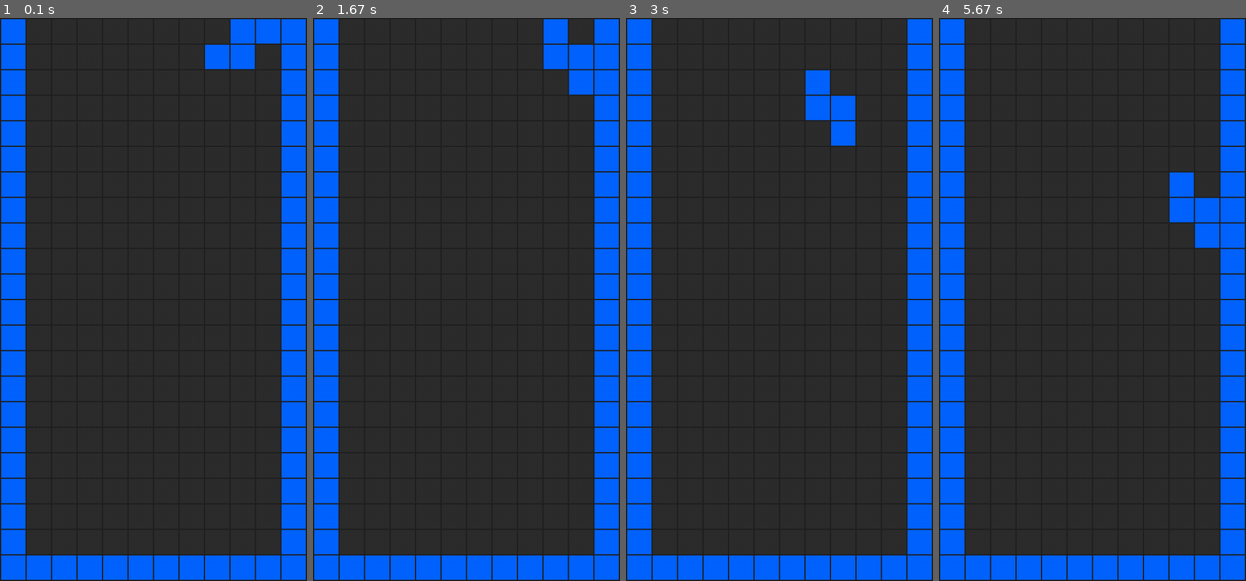
Above: before the commit, frames 1-4 (left to right).
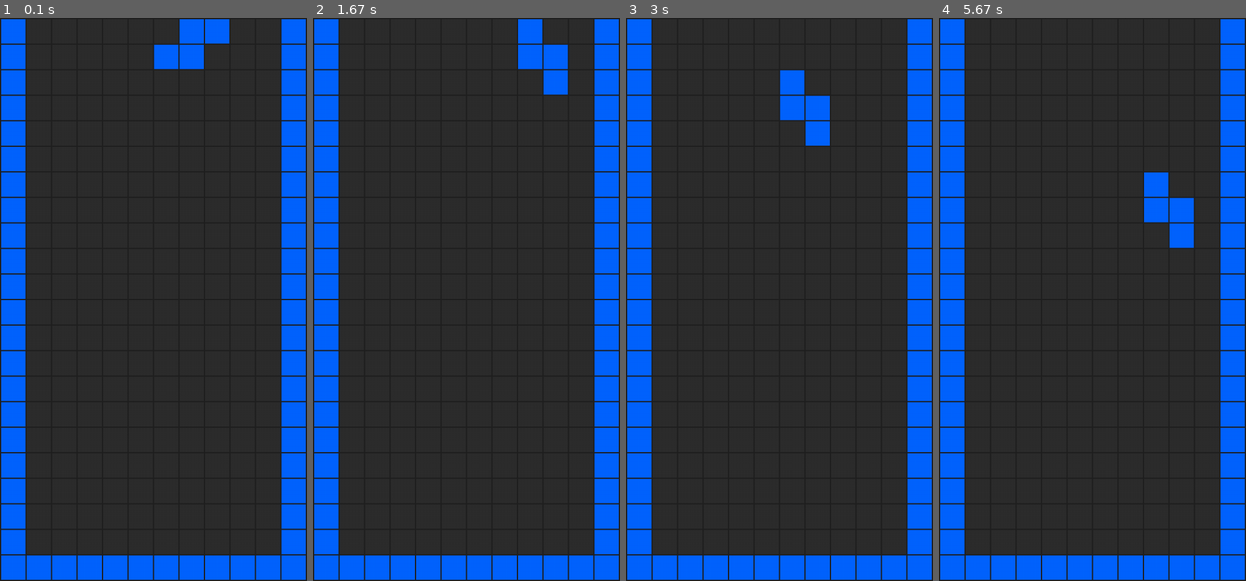
Above: after the commit, the same moments.

Repository: zetterus/first_projects
Game: pygame game, started from mine/tetris/main.py
The game is run twice, just before and just after one commit, with the same random seed, the same clock (stepped at 60 frames per second) and the same inputs.
Inputs:
- Up to frame 1 (0.1 s): no input
- Up to frame 2 (1.67 s): hold Right 0.33-0.8 s; hold Up 0.83-1.13 s; hold Right 1.17-1.63 s
- Up to frame 3 (3 s): hold Left 1.67-2.2 s; hold Down 2.23-2.53 s; hold Left 2.57-2.97 s
- Up to frame 4 (5.67 s): hold Up 3-3.37 s; hold Right 3.4-4.03 s; hold Down 4.07-4.43 s; hold Left 4.47-4.93 s; hold Right 4.97-5.43 s; hold Up from 5.47 s (still down)

The runs differ from the first frame. In frame 1, 2.8% of the frame differs, in the area x 50-92%, y 0-10%; in frame 2, 2.1%; in frame 3, 2.1%; in frame 4, 2.2%.

Commit message:
collisions done? 0_0

Diff:
--- a/mine/tetris/main.py
+++ b/mine/tetris/main.py
@@ -88,7 +88,8 @@
 
     def spawn(self):  # dunno why separate, not in init, but I want so
         self.i = 4 - self.f_height[1] + self.f_height[2]
-        J = random.randint(1 - self.f_width[0], board.cols - 1 - self.f_width[1] + self.f_width[2])  # -1 to consider a right border
+        J = random.randint(1 - self.f_width[0],
+                           board.cols - 1 - self.f_width[1] + self.f_width[2])  # -1 to consider a right border
         print("spawn", self.i, J, self.form, self.f_width[0], self.f_width[1], self.f_width[2])
         self.j = J
 
@@ -113,21 +114,21 @@
     # Figures collision
     # left
     def can_move_left(self):
-        for ii in range(self.f_height[0], self.f_height[1] - self.f_height[2]):
-            if board.board[self.i + ii][self.j - 1 + self.f_width[0]] + self.form[ii][0 + self.f_width[0]] == 2:
-                print("l_coll", self.i, self.j, self.f_width[0], self.f_height[1], self.f_height[2], ii)
-                return False
-                break
+        for jj in range(self.f_width[0], self.f_width[1] - self.f_width[2]):
+            for ii in range(self.f_height[0], self.f_height[1] - self.f_height[2]):
+                if board.board[self.i + ii][self.j - 1 + jj] + self.form[ii][jj] == 2:
+                    print("l_coll", self.i, self.j, self.f_width[0], self.f_height[1], self.f_height[2], ii)
+                    return False
 
         return True
 
     # right
     def can_move_right(self):
-        for ii in range(self.f_height[0], self.f_height[1] - self.f_height[2]):
-            if (board.board[self.i + ii][self.j + self.f_width[1] - self.f_width[2]] +
-                    self.form[ii][-1 - self.f_width[2]] == 2):
-                print("r_coll", self.j, self.f_width[1], self.f_width[2], ii)
-                return False
+        for jj in range(self.f_width[0], self.f_width[1] - self.f_width[2]):
+            for ii in range(self.f_height[0], self.f_height[1] - self.f_height[2]):
+                if board.board[self.i + ii][self.j + 1 + jj] + self.form[ii][jj] == 2:
+                    print("r_coll", self.i, self.j, self.f_width[1], self.f_width[2], ii, jj)
+                    return False
 
         return True
 
@@ -135,22 +136,10 @@
     def can_move_down(self):
         for ii in range(self.f_height[0], self.f_height[1] - self.f_height[2]):
             for jj in range(self.f_width[0], self.f_width[1] - self.f_width[2]):
-                # print("b_coll", self.i + self.f_height[1] - self.f_height[2], self.i, self.j, self.f_height[1], self.f_height[2], jj, "|", self.f_width[0], self.f_width[1], self.f_width[2])
-                if board.board[self.i + self.f_height[1] - self.f_height[2] - ii][self.j + jj] + self.form[-1 - self.f_height[2] - ii][jj] == 2:
-                    print("b_coll", self.i + self.f_height[1] - self.f_height[2], self.i, self.j, self.f_height[1], self.f_height[2], jj, "|", self.f_width[0],
-                          self.f_width[1], self.f_width[2])
+                # print("b_coll", self.i, self.j, ii, jj)
+                if board.board[self.i + 1 + ii][self.j + jj] + self.form[ii][jj] == 2:
+                    print("b_coll", self.i, self.j, ii, jj)
                     return False
-
-        return True
-
-    # its only last row
-    # def can_move_down(self):
-    #     for jj in range(self.f_width[0], self.f_width[1] - self.f_width[2]):
-    #         print("b_coll", self.i + self.f_height[1] - self.f_height[2], self.i, self.j, self.f_height[1], self.f_height[2], jj, "|", self.f_width[0], self.f_width[1], self.f_width[2])
-    #         if board.board[self.i + self.f_height[1] - self.f_height[2]][self.j + jj] + self.form[-1 - self.f_height[2]][jj] == 2:
-    #             print("b_coll", self.i + self.f_height[1] - self.f_height[2], self.i, self.j, self.f_height[1], self.f_height[2], jj, "|", self.f_width[0],
-    #                   self.f_width[1], self.f_width[2])
-    #             return False
 
         return True
 
@@ -200,7 +189,7 @@
                 if fig.form[i][j]:
                     pygame.draw.rect(screen, BLUE, (
                         (fig.j + j) * (self.square_size + self.line_thickness) + self.line_thickness,
-                        (fig.i + i-2) * (self.square_size + self.line_thickness) + self.line_thickness,
+                        (fig.i + i - 2) * (self.square_size + self.line_thickness) + self.line_thickness,
                         self.square_size,
                         self.square_size))
 
